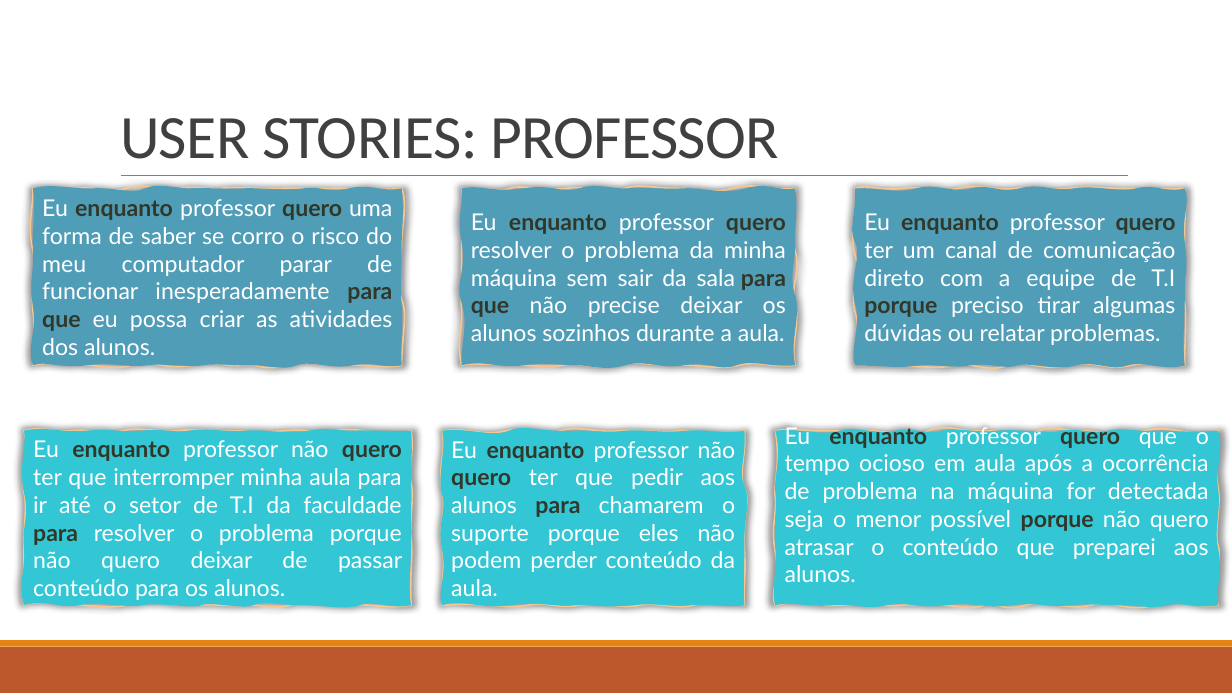
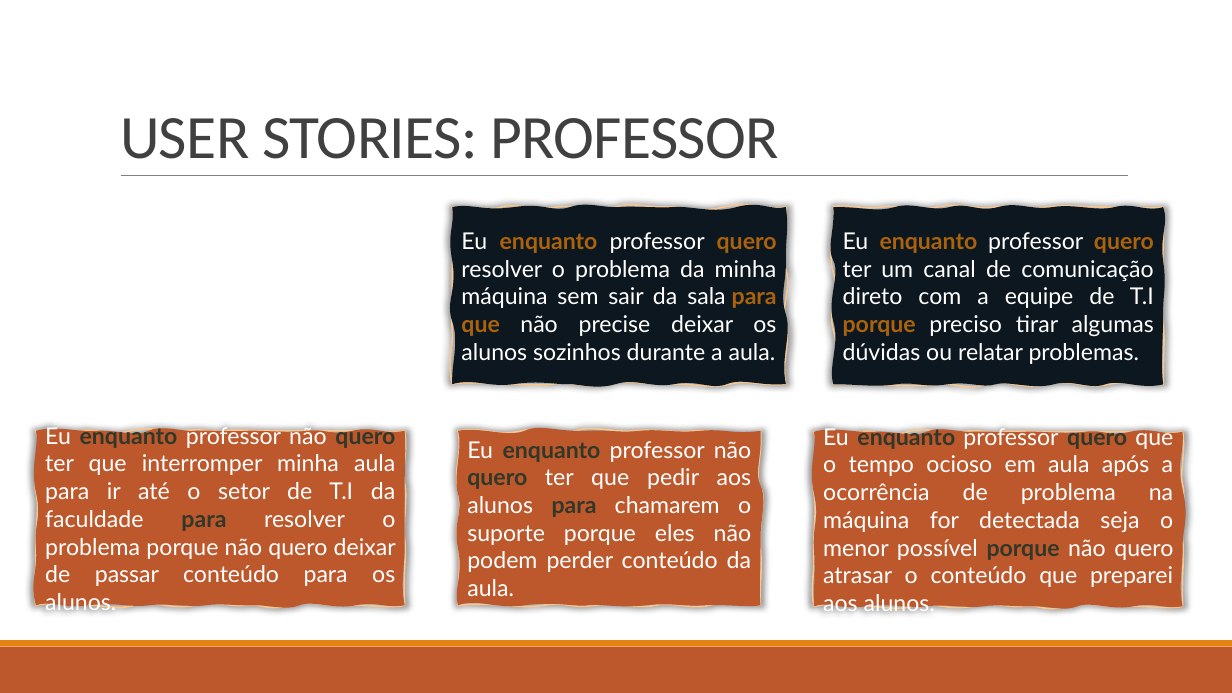
Before and after one commit to BandTec/grupo-05-adsa-20201, a slide deck: slide 11 of Apresentação Sprint 1.pptx. Drawn at 1232x693 pixels with LibreOffice and Linux fonts; fonts in the diff are those of the drawing. Boxes give left, top, right and bottom in pixels: in the first picture for what was removed or moved away, otherwise in the second. Text is boxed around its words. In the diff, an @@ line names an element or a change of style, - is before the commit and + after.

```diff
--- a/Apresentação Sprint 1.pptx
+++ b/Apresentação Sprint 1.pptx
@@ freeform shape removed at [33, 189, 402, 366] @@
-Eu enquanto professor quero uma forma de saber se corro o risco do meu computador parar de funcionar inesperadamente para que eu possa criar as atividades dos alunos.
@@ freeform shape "Eu enquanto professor quero resolver ...": place and size @@
-freeform shape "Eu enquanto professor quero resolver ..." at [462, 189, 796, 366]
+freeform shape "Eu enquanto professor quero resolver ..." at [452, 207, 786, 384]
@@ freeform shape "Eu enquanto professor quero resolver ..." at [452, 207, 786, 384]: text colour #313829 to #AB620D in "enquanto quero para que"; fill #509DB8 to #0D171F @@
@@ freeform shape "Eu enquanto professor quero ter ...": place and size @@
-freeform shape "Eu enquanto professor quero ter ..." at [855, 189, 1185, 366]
+freeform shape "Eu enquanto professor quero ter ..." at [834, 207, 1164, 384]
@@ freeform shape "Eu enquanto professor quero ter ..." at [834, 207, 1164, 384]: text colour #313829 to #AB620D in "enquanto quero porque"; fill #509DB8 to #0D171F @@
@@ freeform shape "Eu enquanto professor não quero ...": place and size @@
-freeform shape "Eu enquanto professor não quero ..." at [24, 431, 411, 605]
+freeform shape "Eu enquanto professor não quero ..." at [36, 431, 405, 605]
@@ freeform shape "Eu enquanto professor não quero ...": place and size @@
-freeform shape "Eu enquanto professor não quero ..." at [442, 431, 744, 605]
+freeform shape "Eu enquanto professor não quero ..." at [458, 431, 761, 605]
@@ fill #33C6D5 to #BD582C in 3 elements at [36, 431, 405, 605], [458, 431, 761, 605], [814, 432, 1183, 606] @@
@@ freeform shape "Eu enquanto professor quero que ...": place and size @@
-freeform shape "Eu enquanto professor quero que ..." at [775, 431, 1218, 605]
+freeform shape "Eu enquanto professor quero que ..." at [814, 432, 1183, 606]
```
Also in this commit, not shown: 13 other slides changed, 2 slides added, 1 slide removed.
